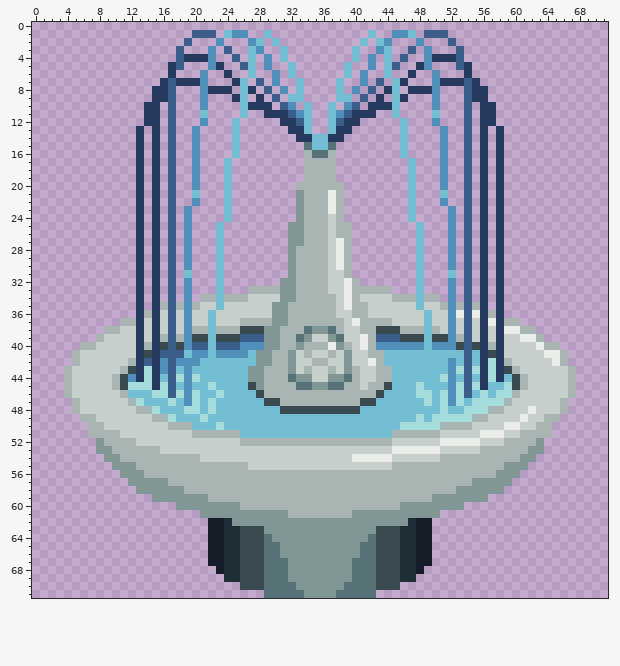
Two states of a sprite sheet, Scenes/Maps/Assets/Map/Decorations/fontana.png. Above, as it was before the edit.
The file is 72x72 pixels.
The same view after the edit:
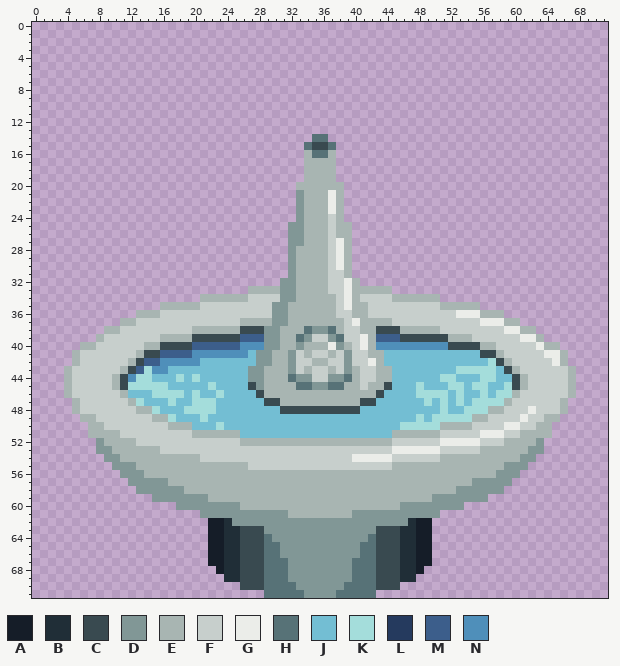
Palette (. is transparent): A #151d28  B #202e37  C #394a50  D #819796  E #a8b5b2  F #c7cfcc  G #ebede9  H #577277  J #73bed3  K #a4dddb  L #253a5e  M #3c5e8b  N #4f8fba
Edits made:
Changed rows in their new state; - is an unchanged pixel.
first column x 13:
 1 -------...-...--.------------.--...-...-------
 2 ------.---.---..-.----------.-..---.---.------
 3 -----.---.-.--..--.--------.--..--.-.---.-----
 4 -----.....--.-.-.-.--------.-.-.-.--.....-----
 5 ----..---..--..-.--.------.--.-..--..---..----
 6 ----.---.--.--.--.-.------.-.--.--.--.---.----
 7 ---......---..-.-.--.----.--.-.-..---......---
 8 --...---....-..-.-.-.----.-.-.-..-....---...--
 9 --...---.---..-.-.-..----..-.-.-..---.---...--
10 -..-.---.----....-..-.--.-..-....----.---.-..-
11 -..-.---.----.--......--......--.----.---.-..-
12 -..-.---.---.-----....--....-----.---.---.-..-
13 .-.-.--.----.------...--...------.----.--.-.-.
14 .-.-.--.----.-------..HH..-------.----.--.-.-.
15 .-.-.--.----.---------CC---------.----.--.-.-.
16 .-.-.--.----.--------------------.----.--.-.-.
17 .-.-.--.---.----------------------.---.--.-.-.
18 .-.-.--.---.----------------------.---.--.-.-.
19 .-.-.--.---.----------------------.---.--.-.-.
20 .-.-.--.---.----------------------.---.--.-.-.
21 .-.-.--.---.----------------------.---.--.-.-.
22 .-.-.--.---.----------------------.---.--.-.-.
23 .-.-.-.----.----------------------.----.-.-.-.
24 .-.-.-.----.----------------------.----.-.-.-.
25 .-.-.-.---.------------------------.---.-.-.-.
26 .-.-.-.---.------------------------.---.-.-.-.
27 .-.-.-.---.------------------------.---.-.-.-.
28 .-.-.-.---.------------------------.---.-.-.-.
29 .-.-.-.---.------------------------.---.-.-.-.
30 .-.-.-.---.------------------------.---.-.-.-.
31 .-.-.-.---.------------------------.---.-.-.-.
32 .-.-.-.---.------------------------.---.-.-.-.
33 .-.-.-.---.------------------------.---.-.-.-.
34 .-.-.-.---E------------------------E---.-.-.-.
35 .-.-E-E---F------------------------F---E-E-.-.
36 E-E-F-F--F--------------------------F--F-G-E-E
37 F-F-F-F--F--------------------------F--F-F-G-G
38 F-F-F-F--E--------------------------E--F-F-F-F
39 F-F-E-E--C--------------------------C--E-E-F-F
40 F-E-C-C--M--------------------------N--C-C-E-F
41 E-C---M--N-------------------------------J-C-E
42 C-M-N----------------------------------J-J-J-C
43 M-N-J-J--------------------------------J-K-K-J
44 K-J-J-J--------------------------------K-J-K-J
45 --K-J-J--------------------------------K-J-K--
46 ----K-J------------------------------K-J-J----
47 ------J-K------------------------------J------
48 --------K-------------------------------------
